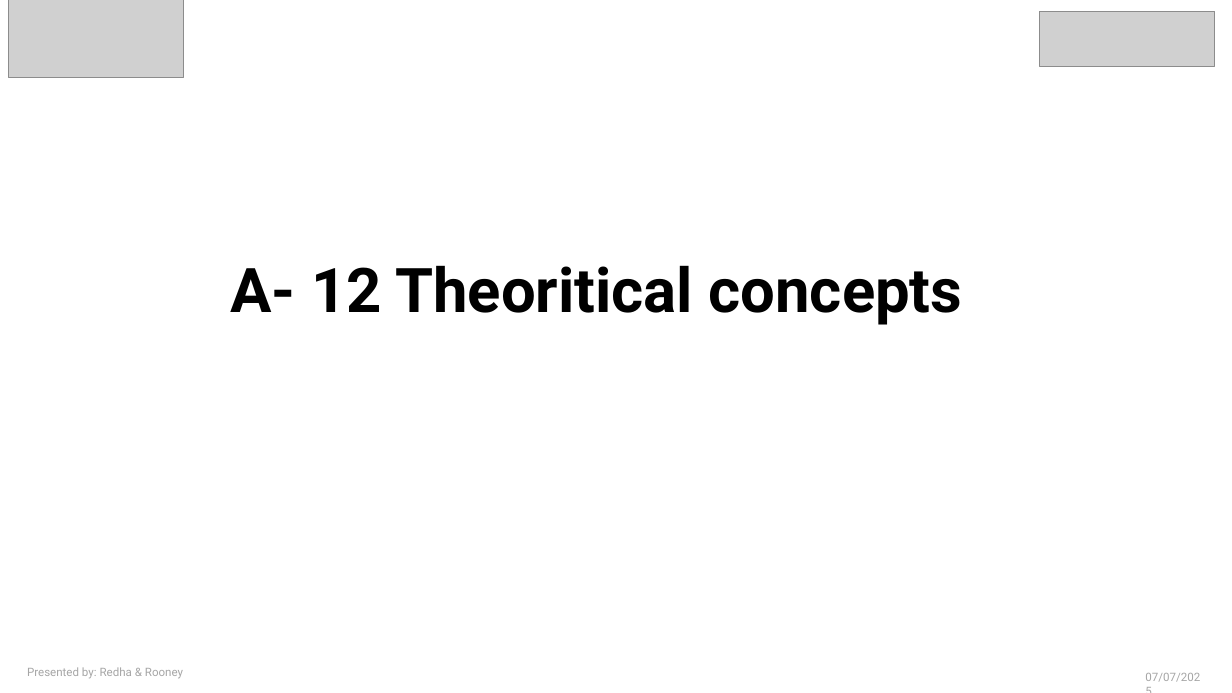
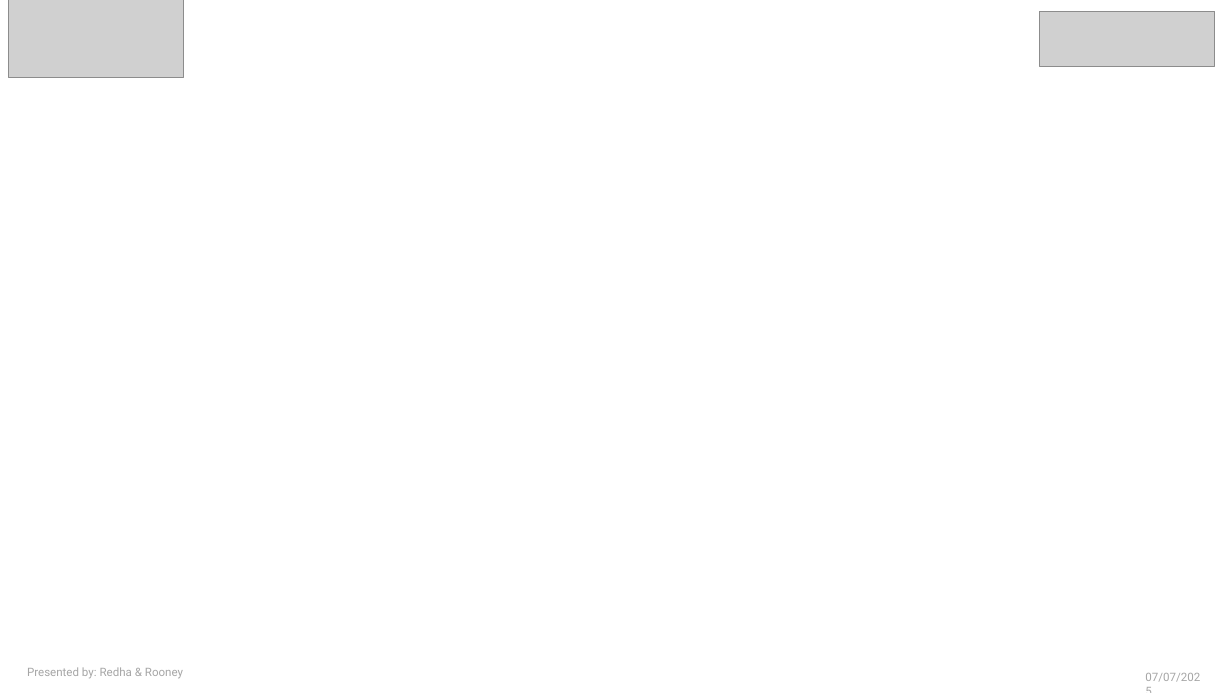
Before and after one commit to RedhaAGGOUN/bank-marketing-, a slide deck: slide 17 of Bank_Marketing.pptx (slide 3 before the commit). Drawn at 1232x693 pixels with LibreOffice and Linux fonts; fonts in the diff are those of the drawing; grey boxes stand for pictures. Boxes give left, top, right and bottom in pixels: in the first picture for what was removed or moved away, otherwise in the second. Text is boxed around its words. In the diff, an @@ line names an element or a change of style, - is before the commit and + after.

```diff
--- a/Bank_Marketing.pptx
+++ b/Bank_Marketing.pptx
@@ text removed at (231, 265, 963, 325) @@
-A- 12 Theoritical concepts
```
Also in this commit, not shown: 4 other slides changed, 2 slides added, 10 slides removed.
